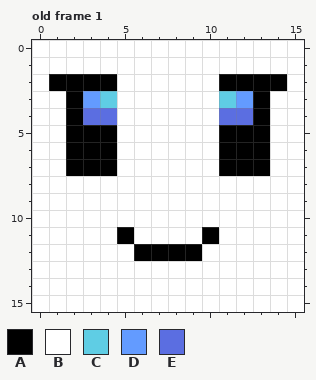
Pixel-art file, stored at Assets/_Project/GameArt/2D-Art/BoxCharacter.aseprite. The first picture shows the starting point.
16x16 pixels, 4 frames. Shown: old frame 1.
Visible layers, top first: "Layer 1", "Layer 2".
Palette (. is transparent): A #000000  B #ffffff  C #5fcde4  D #639bff  E #5b6ee1
Pixels before, old frame 1, first column x 0:
 0 BBBBBBBBBBBBBBBB
 1 BBBBBBBBBBBBBBBB
 2 BAAAABBBBBBAAAAB
 3 BBADCBBBBBBCDABB
 4 BBAEEBBBBBBEEABB
 5 BBAAABBBBBBAAABB
 6 BBAAABBBBBBAAABB
 7 BBAAABBBBBBAAABB
 8 BBBBBBBBBBBBBBBB
 9 BBBBBBBBBBBBBBBB
10 BBBBBBBBBBBBBBBB
11 BBBBBABBBBABBBBB
12 BBBBBBAAAABBBBBB
13 BBBBBBBBBBBBBBBB
14 BBBBBBBBBBBBBBBB
15 BBBBBBBBBBBBBBBB
The same view after the edit:
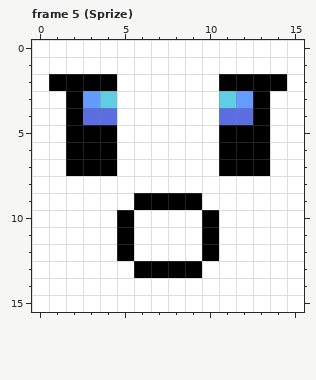
A new or re-ordered frame is compared with the old frame closest to it.
The exact change:
frames 4 -> 5
Changed rows in their new state; - is an unchanged pixel.
Frame 5 (Sprize) is new; against old frame 1, layer "Layer 1":
first column x 5:
 9 -AAAA-
10 A----A
12 ABBBBA
13 -AAAA-
Changed places in both pictures, as pixel boxes (x1, y1, x2, y2):
changed: (117, 193, 219, 278)
